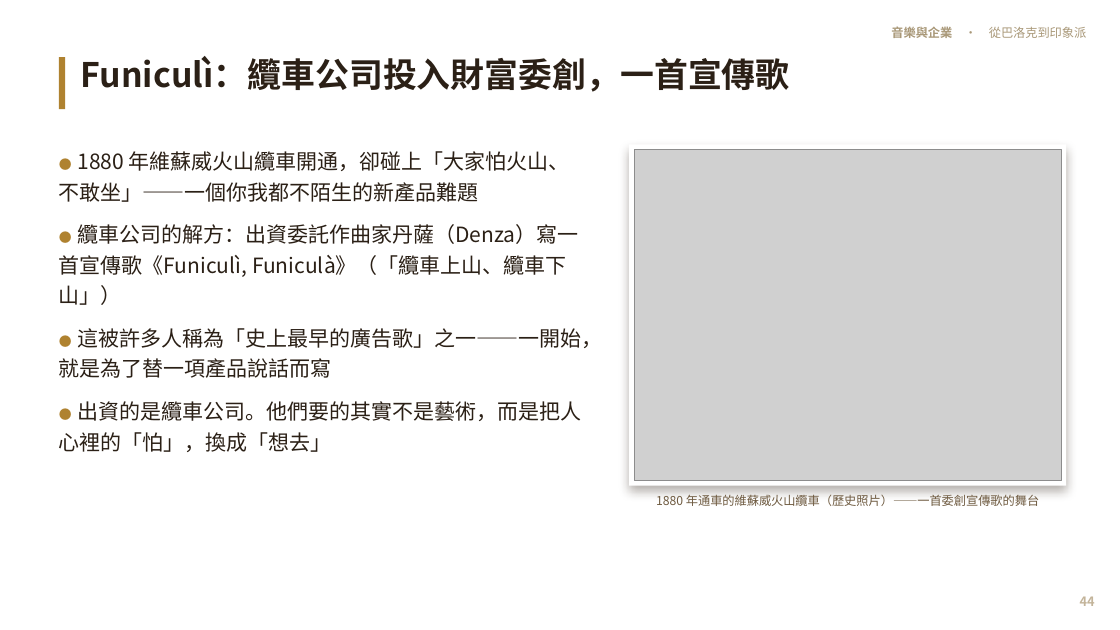
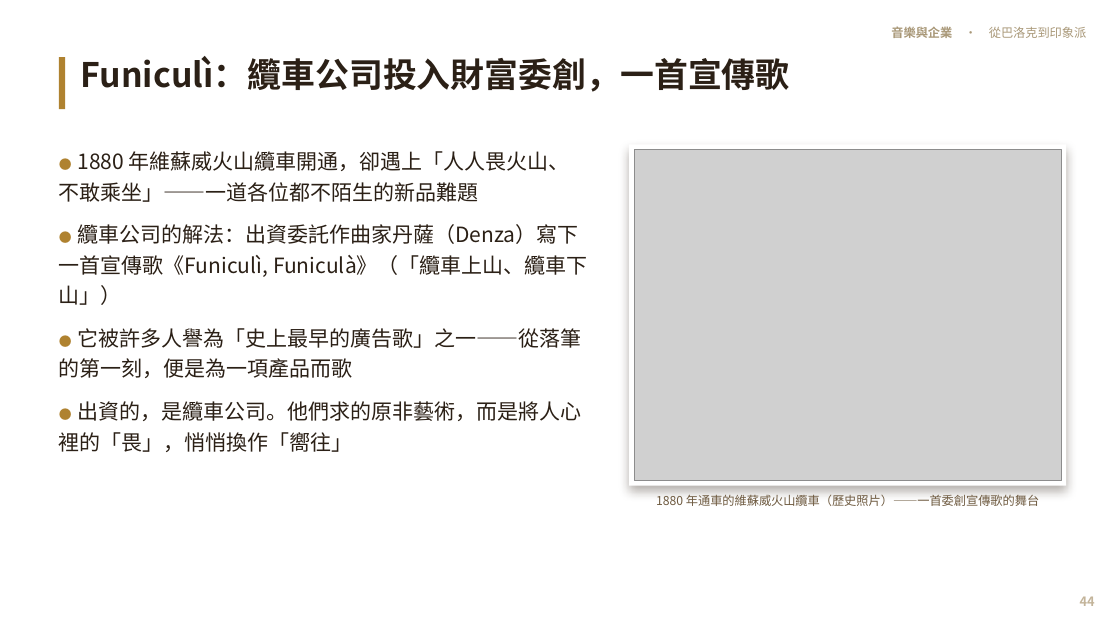
Before and after one commit to kblab2024/music-business-lecture, a slide deck: slide 44 of docs/downloads/音樂與企業-投影片.pptx. Drawn at 1120x630 pixels with LibreOffice and Linux fonts; fonts in the diff are those of the drawing; grey boxes stand for pictures. Boxes give left, top, right and bottom in pixels: in the first picture for what was removed or moved away, otherwise in the second. Text is boxed around its words. In the diff, an @@ line names an element or a change of style, - is before the commit and + after.

```diff
--- a/docs/downloads/音樂與企業-投影片.pptx
+++ b/docs/downloads/音樂與企業-投影片.pptx
@@ text at bbox=[59, 151, 588, 452]: text changed @@
-● 1880 年維蘇威火山纜車開通，卻碰上「大家怕火山、不敢坐」——一個你我都不陌生的新產品難題
-● 纜車公司的解方：出資委託作曲家丹薩（Denza）寫一首宣傳歌《Funiculì, Funiculà》（「纜車上山、纜車下山」）
-● 這被許多人稱為「史上最早的廣告歌」之一——一開始，就是為了替一項產品說話而寫
-● 出資的是纜車公司。他們要的其實不是藝術，而是把人心裡的「怕」，換成「想去」
+● 1880 年維蘇威火山纜車開通，卻遇上「人人畏火山、不敢乘坐」——一道各位都不陌生的新品難題
+● 纜車公司的解法：出資委託作曲家丹薩（Denza）寫下一首宣傳歌《Funiculì, Funiculà》（「纜車上山、纜車下山」）
+● 它被許多人譽為「史上最早的廣告歌」之一——從落筆的第一刻，便是為一項產品而歌
+● 出資的，是纜車公司。他們求的原非藝術，而是將人心裡的「畏」，悄悄換作「嚮往」
```
Also in this commit, not shown: 55 other slides changed, 7 other files.
